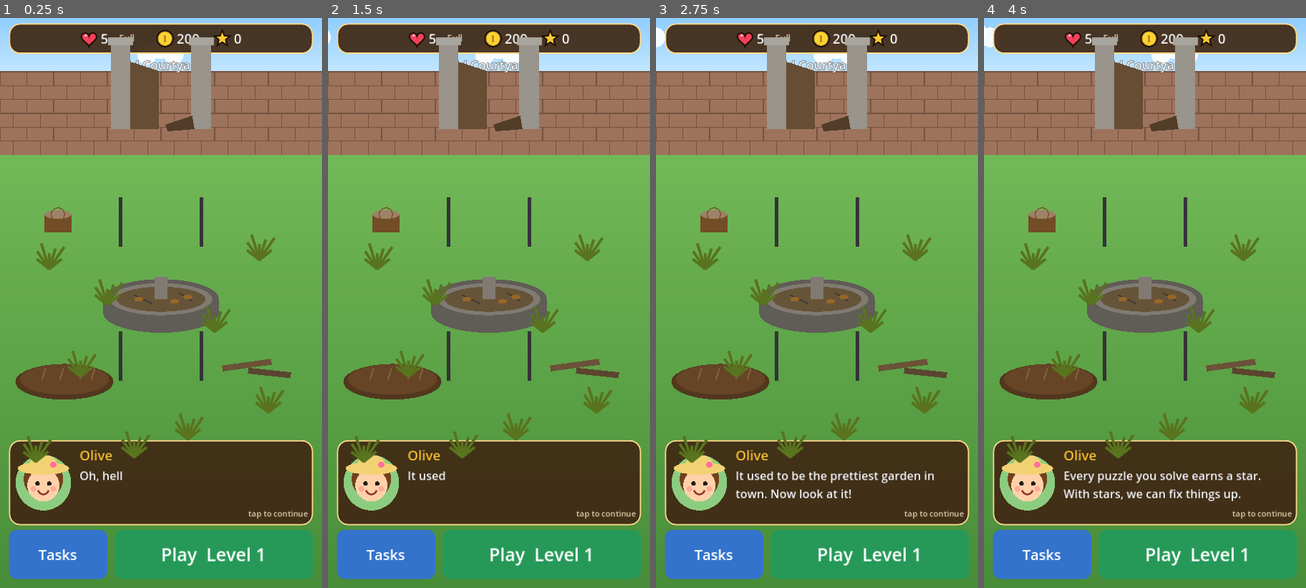
Above: before the commit, frames 1-4 (left to right).
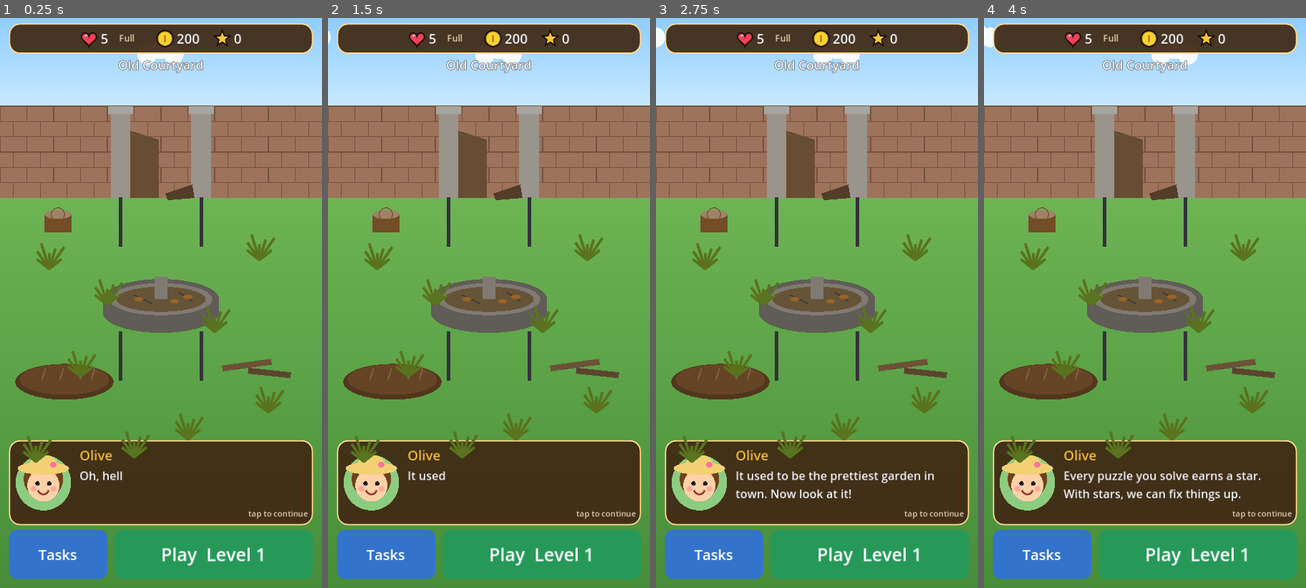
Above: after the commit, the same moments.

Repository: tamasgp/Game-sample
Game: Godot game, scene res://scenes/garden.tscn
Two runs of this game, one before a commit and one after it. Both use one fixed random seed, a clock stepped at 60 frames per second and the inputs below.
Inputs:
- Up to frame 1 (0.25 s): no input
- Up to frame 2 (1.5 s): click "Play Level 1" at 0.5 s; click "Play Level 1" at 1.25 s
- Up to frame 3 (2.75 s): click "Tasks" at 2 s
- Up to frame 4 (4 s): click "Tasks" at 2.75 s; click "Tasks" at 3.5 s

The runs differ from the first frame. In frame 1, 17% of the frame differs, in the area x 0-100%, y 3-67%; in frame 2, 17%; in frame 3, 17%; in frame 4, 17%.

Commit message:
Move courtyard wall and gate below the HUD; smoother ellipses
Co-Authored-By: Claude Opus 5.5 <noreply@anthropic.com>
Claude-Session: https://claude.ai/code/session_01XiRyDuzLfc4599mjxZQExq

Diff:
--- a/scripts/data/garden_data.gd
+++ b/scripts/data/garden_data.gd
@@ -50,7 +50,7 @@
 		"name": "Old Courtyard",
 		"background": "courtyard",
 		"objects": {
-			"gate": {"kind": "gate", "pos": Vector2(0.5, 0.2), "scale": 1.0},
+			"gate": {"kind": "gate", "pos": Vector2(0.5, 0.32), "scale": 1.0},
 			"tree": {"kind": "tree", "pos": Vector2(0.18, 0.38), "scale": 1.0},
 			"path": {"kind": "path", "pos": Vector2(0.5, 0.6), "scale": 1.0},
 			"fountain": {"kind": "fountain", "pos": Vector2(0.5, 0.52), "scale": 1.0},
--- a/scripts/garden/garden_object.gd
+++ b/scripts/garden/garden_object.gd
@@ -89,7 +89,8 @@
 
 # Small helpers to keep the drawing code short.
 func _ellipse(center: Vector2, radii: Vector2, color: Color) -> void:
-	draw_colored_polygon(UIStyle.ellipse_points(center, radii, 28), color)
+	# 48 points keep even the big pond ellipse looking smooth.
+	draw_colored_polygon(UIStyle.ellipse_points(center, radii, 48), color)
 
 
 func _pick(colors: Array[Color]) -> Color:
--- a/scripts/garden/garden_screen.gd
+++ b/scripts/garden/garden_screen.gd
@@ -135,9 +135,10 @@
 	UIStyle.draw_vertical_gradient(self, rect, Color(0.5, 0.78, 0.38), Color(0.28, 0.55, 0.22))
 	var t := Time.get_ticks_msec() / 1000.0
 	if _area.get("background", "") == "courtyard":
-		# Sky strip and an old brick wall at the top.
-		UIStyle.draw_vertical_gradient(self, Rect2(0, 0, size.x, size.y * 0.12), Color(0.55, 0.8, 1.0), Color(0.8, 0.92, 1.0))
-		var wall := Rect2(0, size.y * 0.1, size.x, size.y * 0.145)
+		# Sky strip and an old brick wall, starting below the HUD bar so the
+		# gate's arch stays visible.
+		UIStyle.draw_vertical_gradient(self, Rect2(0, 0, size.x, size.y * 0.17), Color(0.55, 0.8, 1.0), Color(0.8, 0.92, 1.0))
+		var wall := Rect2(0, size.y * 0.16, size.x, size.y * 0.16)
 		draw_rect(wall, Color(0.62, 0.45, 0.36))
 		var brick_h := wall.size.y / 6.0
 		for row in 6:
